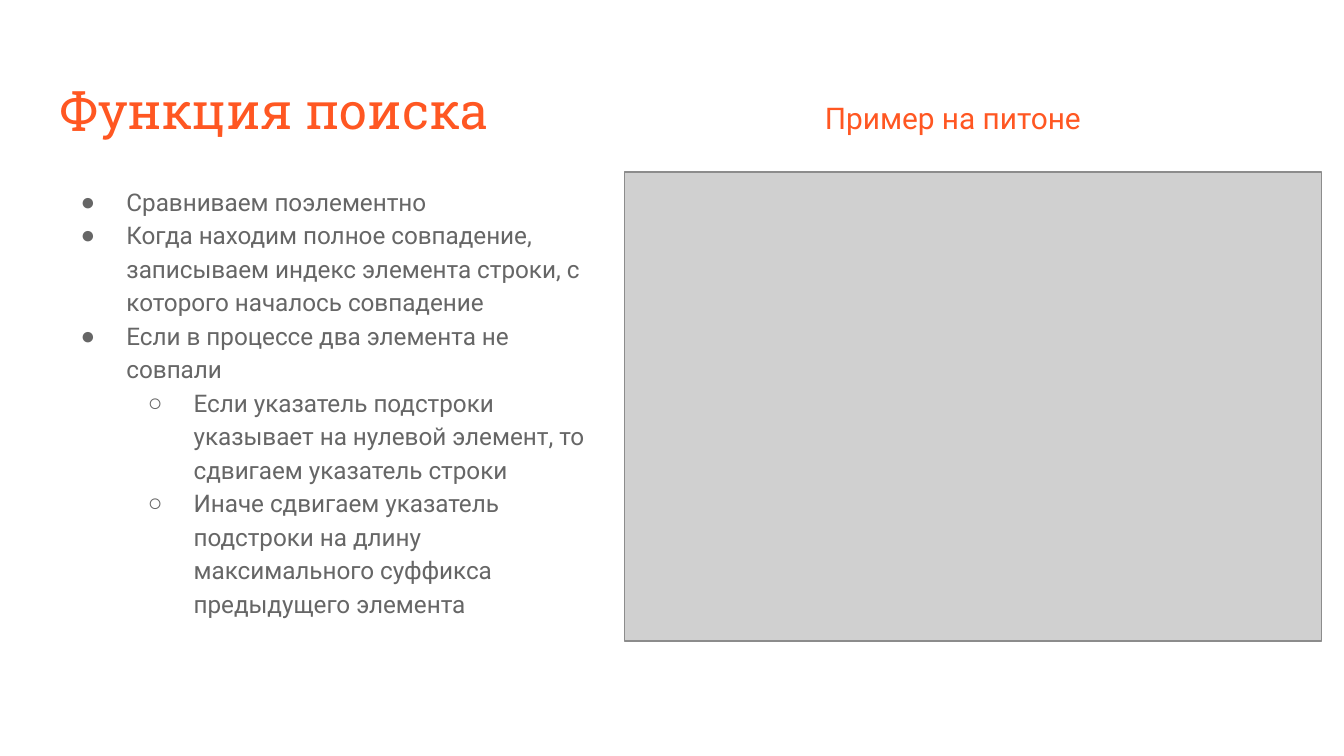
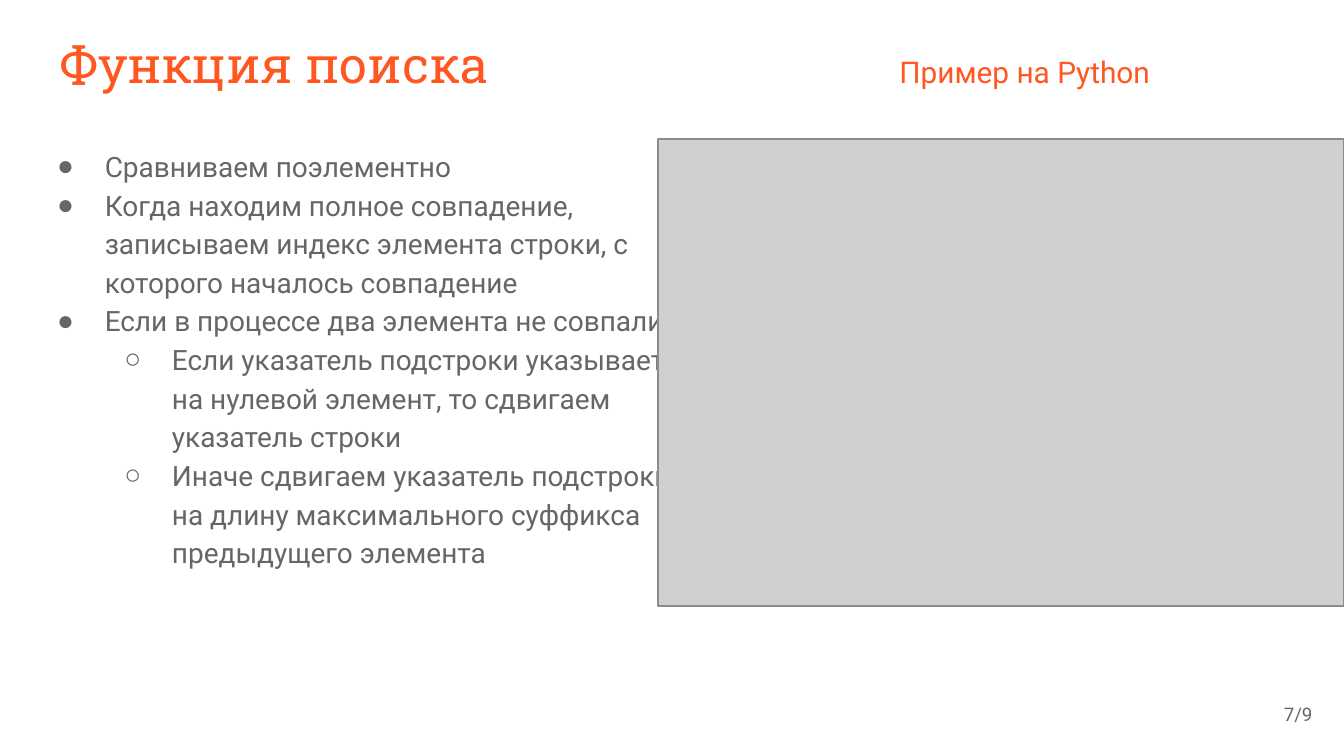
Before and after one commit to AmarskiyArtem/firstSemester, a slide deck: slide 7 of homeworks/reports/KMP.30.11.22/Amarskiy. KMP. 30.11.22. report.pptx. Drawn at 1344x756 pixels with LibreOffice and Linux fonts; fonts in the diff are those of the drawing; grey boxes stand for pictures. Boxes give left, top, right and bottom in pixels: in the first picture for what was removed or moved away, otherwise in the second. Text is boxed around its words. In the diff, an @@ line names an element or a change of style, - is before the commit and + after.

```diff
--- a/homeworks/reports/KMP.30.11.22/Amarskiy. KMP. 30.11.22. report.pptx
+++ b/homeworks/reports/KMP.30.11.22/Amarskiy. KMP. 30.11.22. report.pptx
@@ title "Функция поиска": place and size @@
-title "Функция поиска" at <box>59,91,488,140</box>
+title "Функция поиска" at <box>59,45,488,94</box>
@@ text at <box>899,60,1150,90</box>: text changed @@
-Пример на питоне
+Пример на Python
@@ text "Сравниваем поэлементно": place and size @@
-text "Сравниваем поэлементно" at <box>126,193,584,618</box>
+text "Сравниваем поэлементно" at <box>105,157,671,569</box>
@@ text "Сравниваем поэлементно" at <box>105,157,671,569</box>: size 13 to 15 pt; indent changed @@
@@ picture: place and size @@
-picture at <box>625,172,1322,641</box>
+picture at <box>659,138,1344,606</box>
@@ page number added at <box>1284,707,1313,722</box>, 10 pt, text #666666 @@
+7/9
```
Also in this commit, not shown: 6 other slides changed, 1 slide added.
